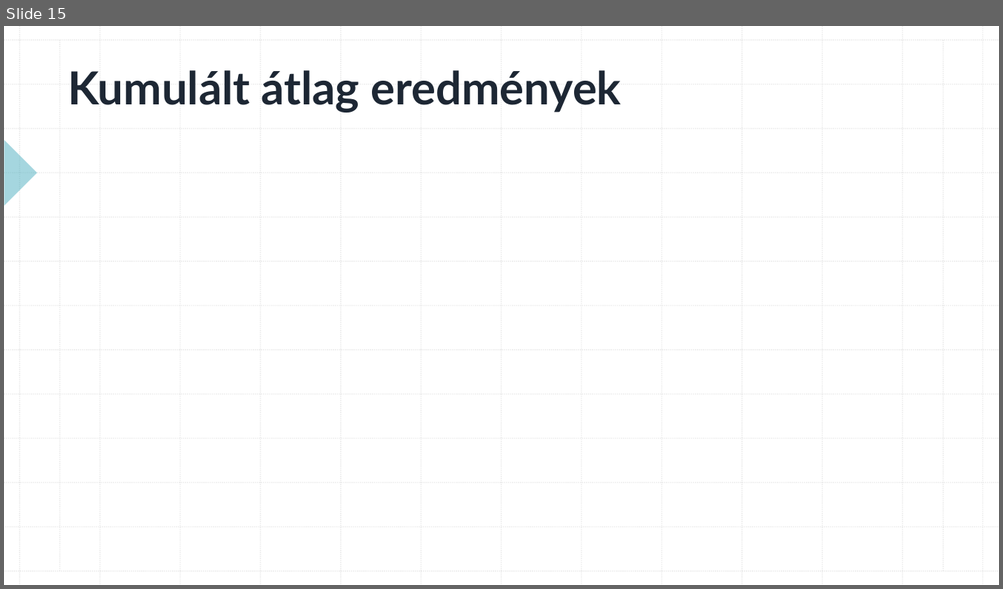
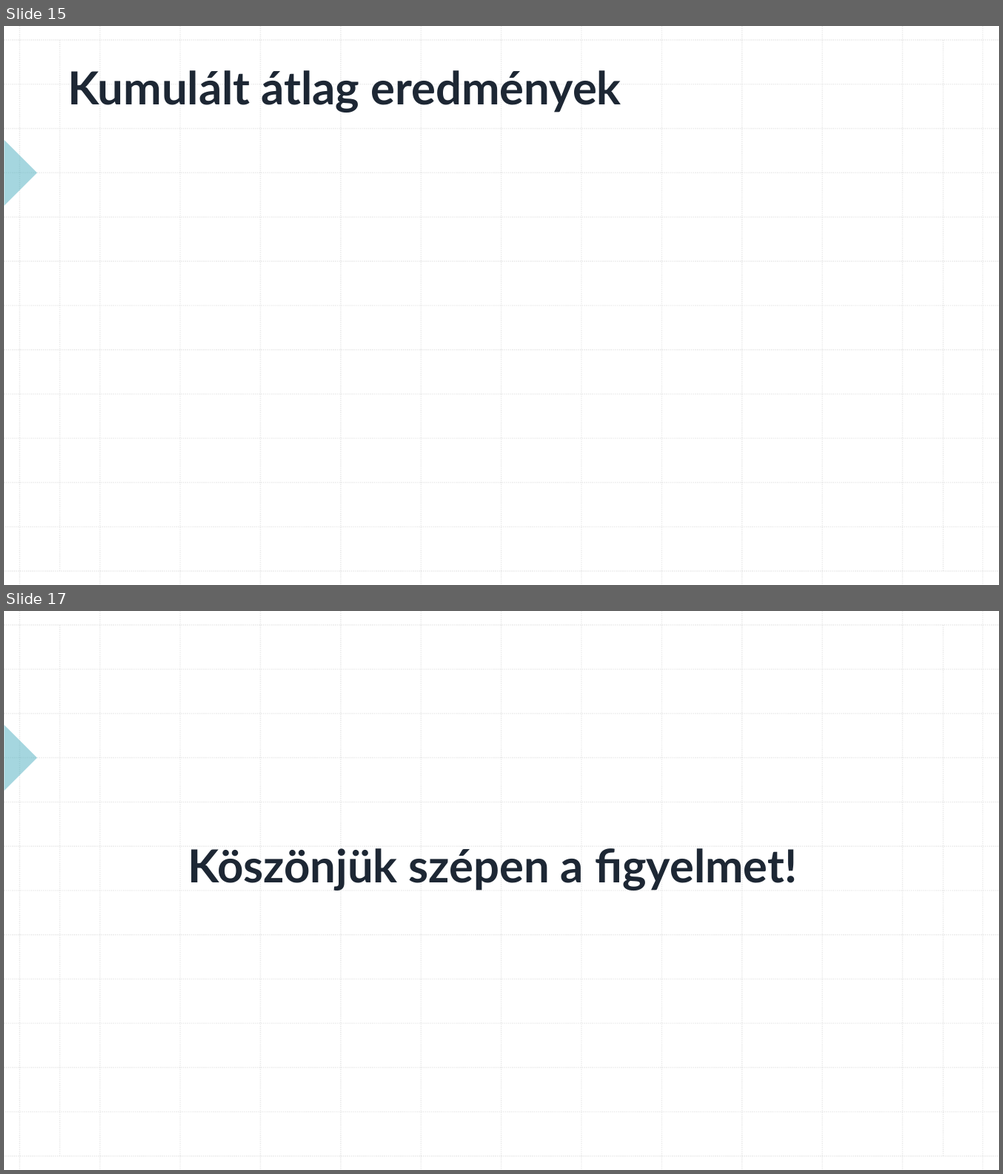
Before and after one commit to konderal333/-nkutfel, a slide deck: TDK prezi.pptx. Shown one above the other, each under a label of ours: slide 15 before the commit, slides 15 and 17 after it; the slides between them are not shown. The pictures are 1003x589 and 1003x1174 pixels, drawn with LibreOffice and Linux fonts; fonts in the diff are those of the drawing. Boxes give left, top, right and bottom in pixels: in the first picture for what was removed or moved away, otherwise in the second. Text is boxed around its words. In the diff, an @@ line names an element or a change of style, - is before the commit and + after.

```diff
--- a/TDK prezi.pptx
+++ b/TDK prezi.pptx
@@ slide 17 added at <box>4,611,999,1170</box>, background #FFFFFF; not listed: 29 template elements that a slide beside it also shows @@
@@ title added at <box>188,849,797,891</box>, 44 pt, text #1D2734, bold @@
+Köszönjük szépen a figyelmet!
```
Also in this commit, not shown: 5 slides changed.
